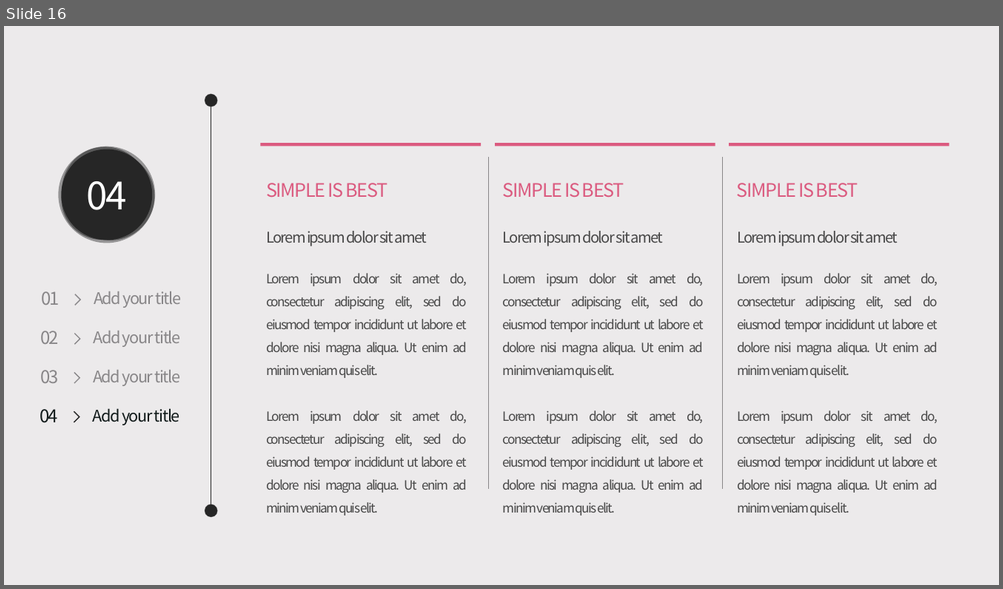
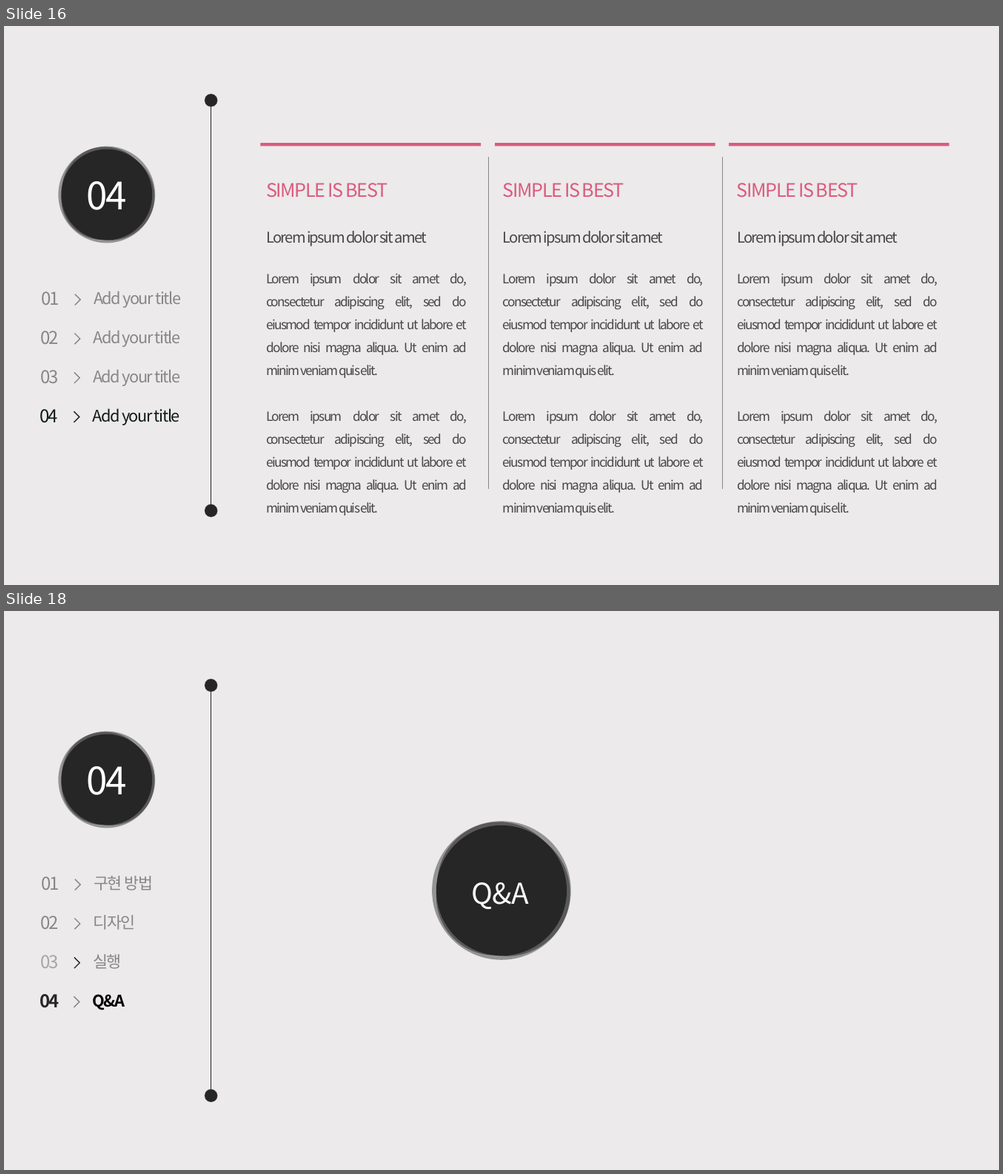
Before and after one commit to hw1210/openproject, a slide deck: 오픈.pptx. Shown one above the other, each under a label of ours: slide 16 before the commit, slides 16 and 18 after it; the slides between them are not shown. The pictures are 1003x589 and 1003x1174 pixels, drawn with LibreOffice and Linux fonts; fonts in the diff are those of the drawing. Boxes give left, top, right and bottom in pixels: in the first picture for what was removed or moved away, otherwise in the second. Text is boxed around its words. In the diff, an @@ line names an element or a change of style, - is before the commit and + after.

```diff
--- a/오픈.pptx
+++ b/오픈.pptx
@@ slide 18 added at <box>4,611,999,1170</box>, background #ECEAEB; not listed: 13 template elements that a slide beside it also shows @@
@@ group added at <box>59,731,156,828</box>: 5 ellipses @@
@@ title added at <box>87,766,128,795</box>, 36.5 pt, text #FFFFFF @@
+04
@@ group added at <box>432,821,571,960</box>: 5 ellipses @@
@@ text added at <box>41,877,59,890</box>, 17 pt, text #888688 @@
+01
@@ text added at <box>94,876,153,891</box>, 15.5 pt, text #888688 @@
+구현 방법
@@ text added at <box>472,883,529,909</box>, 27.8 pt, text #F8F8F8 @@
+Q&A
@@ text added at <box>41,916,59,929</box>, 17 pt, text #888688 @@
+02
@@ text added at <box>94,915,136,930</box>, 15.5 pt, text #888688 @@
+디자인
@@ text added at <box>40,955,58,968</box>, 17 pt, text #A6A6A6 @@
+03
@@ half frame added at <box>69,958,79,968</box>, fill #262626, outline #262626 1 pt @@
@@ text added at <box>93,954,122,969</box>, 15.5 pt, text #888688 @@
+실행
@@ text added at <box>40,994,60,1008</box>, 17 pt, text #262626, bold @@
+04
@@ half frame added at <box>68,997,79,1007</box>, outline #888688 1 pt @@
@@ text added at <box>93,994,125,1011</box>, 15.5 pt, text #000000, bold @@
+Q&A
```
Also in this commit, not shown: 4 slides changed, 3 slides removed, 8 other files.
